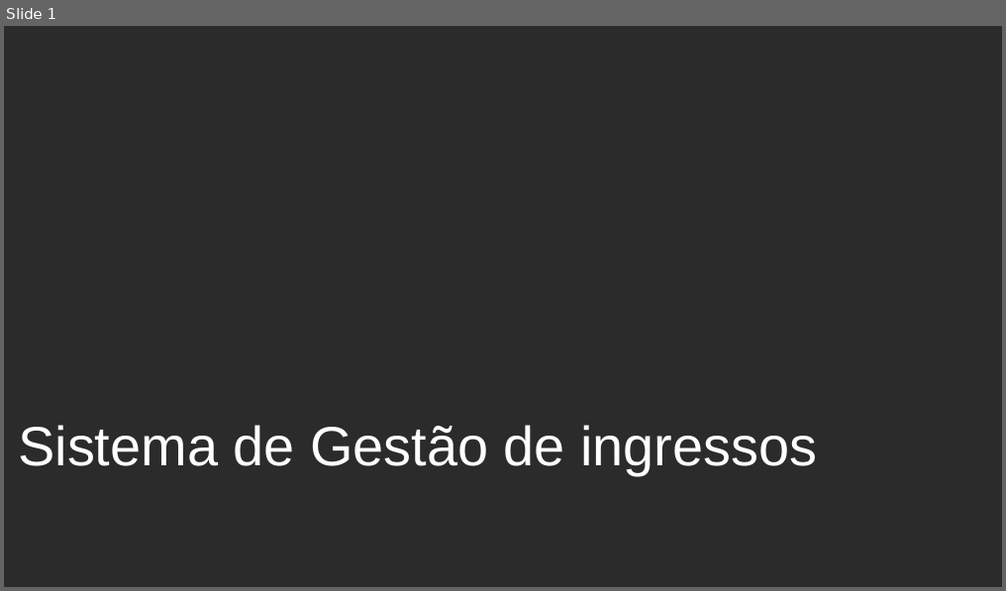
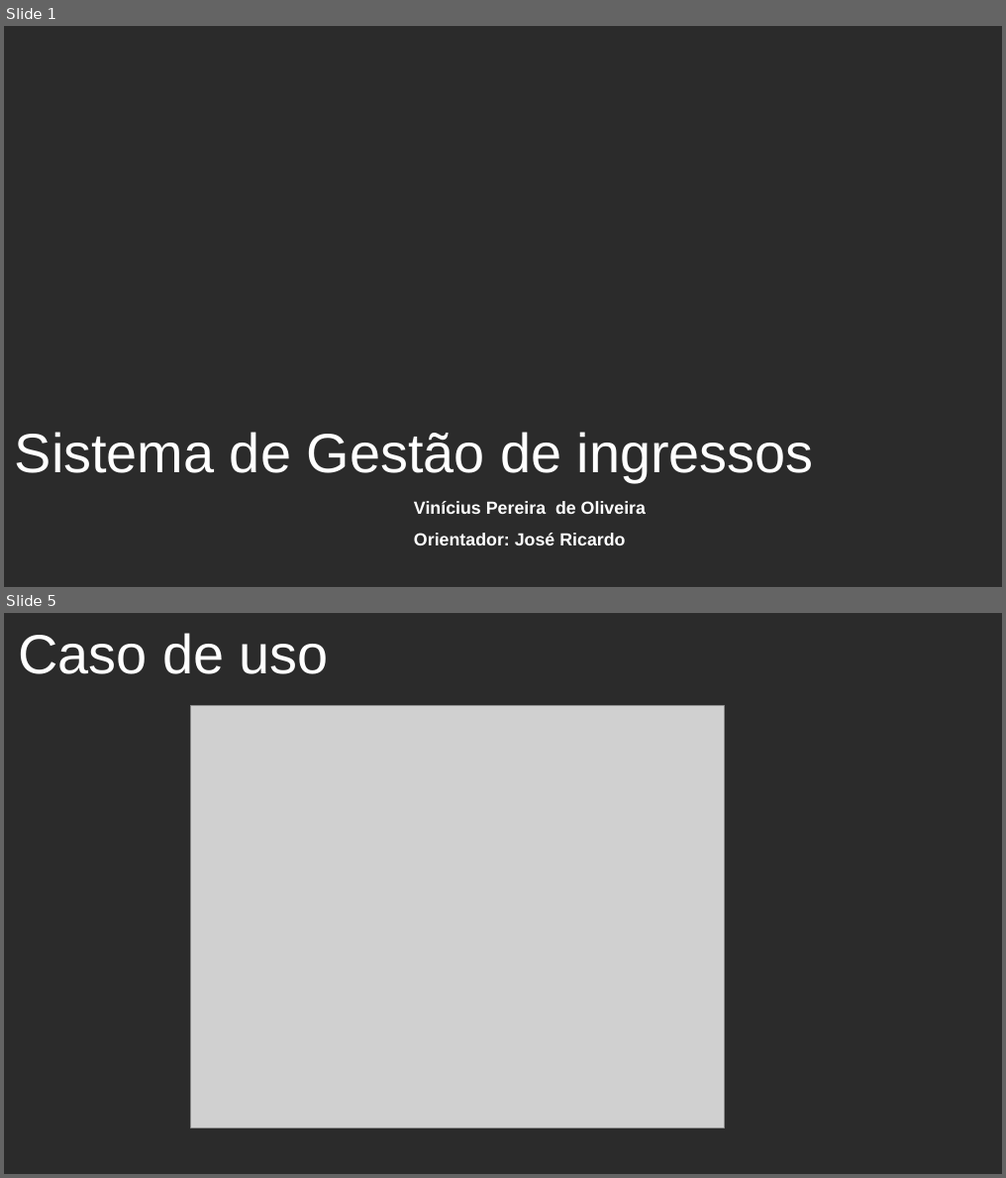
Before and after one commit to viniciusoliverrs/ingresso-online, a slide deck: TCC_slide.odp. Shown one above the other, each under a label of ours: slide 1 before the commit, slides 1 and 5 after it; the slides between them are not shown. The pictures are 1006x591 and 1006x1178 pixels, drawn with LibreOffice and Linux fonts; fonts in the diff are those of the drawing; grey boxes stand for pictures; background and template pictures are left out; a plain dark background stands for a picture behind light text. Boxes give left, top, right and bottom in pixels: in the first picture for what was removed or moved away, otherwise in the second. Text is boxed around its words. In the diff, an @@ line names an element or a change of style, - is before the commit and + after.

```diff
--- a/TCC_slide.odp
+++ b/TCC_slide.odp
@@ slide 5 added at <box>4,613,1002,1174</box>, background picture (left out) @@
@@ title added at <box>18,633,329,674</box>, 44 pt, text #FFFFFF @@
+Caso de uso
@@ picture added at <box>191,705,725,1128</box> @@
@@ slide 1 changed as well @@
@@ title "Sistema de Gestão de ingressos": place and size @@
-title "Sistema de Gestão de ingressos" at <box>18,425,817,474</box>
+title "Sistema de Gestão de ingressos" at <box>15,432,814,482</box>
@@ title added at <box>414,501,646,514</box>, 14 pt, text #FFFFFF, bold @@
+Vinícius Pereira de Oliveira
@@ title added at <box>414,533,625,546</box>, 14 pt, text #FFFFFF, bold @@
+Orientador: José Ricardo
```
Also in this commit, not shown: 4 other slides added, 2 slides removed, 10 other files.
